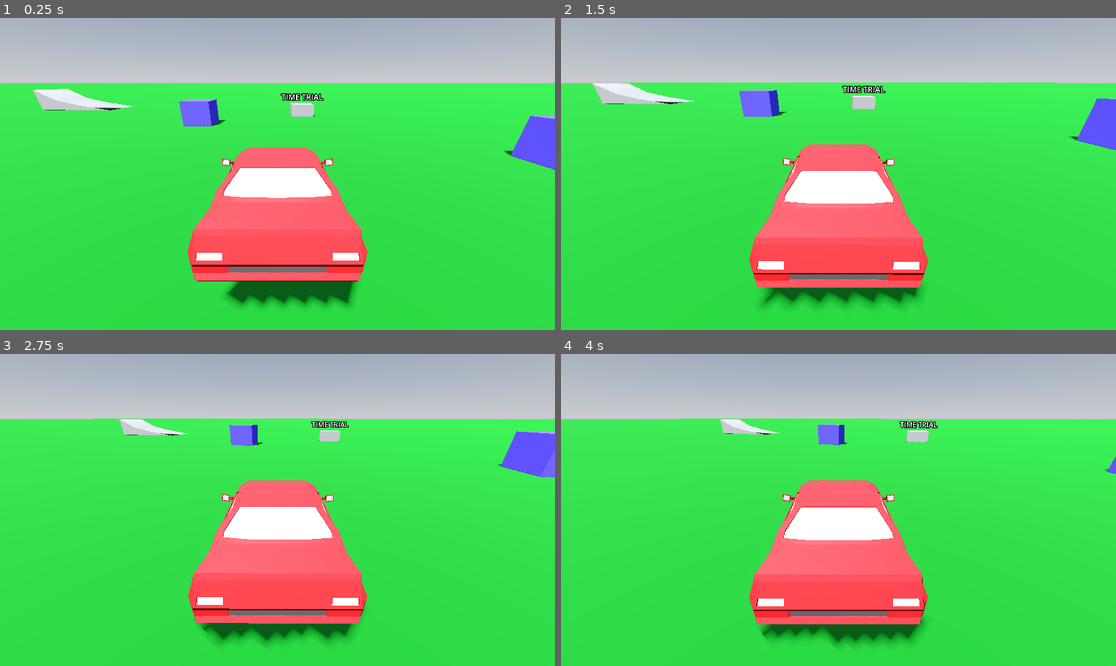
Above: before the commit, frames 1-4 (two rows, left to right).
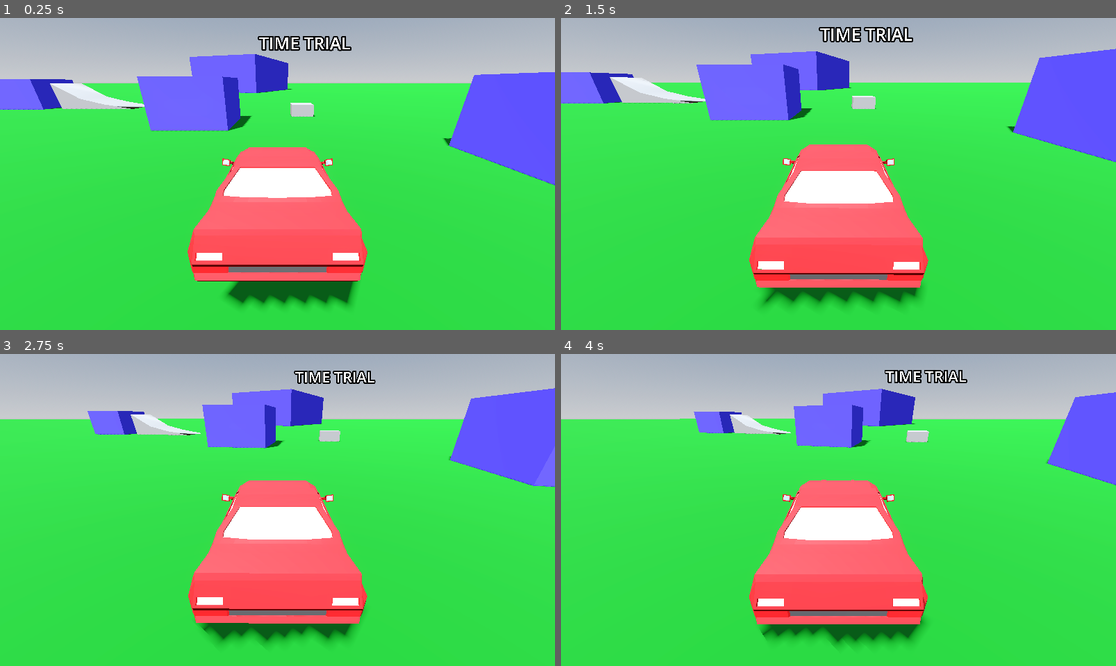
Above: after the commit, the same moments.

Repository: mje819/CarWorld
Game: Godot game, scene res://World/world.tscn
Two runs of this game, one before a commit and one after it. Both use one fixed random seed, a clock stepped at 60 frames per second and the inputs below.
Inputs:
- Up to frame 1 (0.25 s): no input
- Up to frame 2 (1.5 s): hold D (turn_right) 0.53-1.28 s; hold S (brake) from 1.28 s (still down)
- Up to frame 3 (2.75 s): release S (brake) at 2.03 s; hold D (turn_right) from 2.03 s (still down)
- Up to frame 4 (4 s): release D (turn_right) at 2.78 s; hold Space (accelerate) 2.78-3.53 s; hold A (turn_left) from 3.53 s (still down)

The runs differ from the first frame. In frame 1, 11% of the frame differs, in the area x 0-100%, y 5-54%; in frame 2, 11%; in frame 3, 7.7%; in frame 4, 6.6%.

Commit message:
add obstacles

Diff:
--- a/Tracks/track.gd
+++ b/Tracks/track.gd
@@ -8,6 +8,10 @@
 var checkpoint_2_passed := false
 
 @onready var timer: Timer = $Timer
+
+@onready var start_point: Marker3D = $StartPoint
+
+
 var time_elapsed : float = 0:
 	set(new_time):
 		time_elapsed = new_time
--- a/Tracks/track1.tscn
+++ b/Tracks/track1.tscn
@@ -90,6 +90,9 @@
 [node name="CollisionShape3D" type="CollisionShape3D" parent="Checkpoint2" unique_id=1027172610]
 shape = SubResource("BoxShape3D_kerva")
 
+[node name="StartPoint" type="Marker3D" parent="." unique_id=1180571150]
+transform = Transform3D(1, 0, 0, 0, 1, 0, 0, 0, 1, 14.076493, 0, 6.4640617)
+
 [connection signal="timeout" from="Timer" to="." method="_on_timer_timeout"]
 [connection signal="body_entered" from="StartDetector" to="." method="_on_start_detector_body_entered"]
 [connection signal="body_entered" from="FinishDetector" to="." method="_on_finish_detector_body_entered"]
--- a/Tracks/track2.tscn
+++ b/Tracks/track2.tscn
@@ -111,6 +111,9 @@
 transform = Transform3D(1, 0, 0, 0, 1, 0, 0, 0, 1, 1.271637, 0, 0)
 shape = SubResource("BoxShape3D_kerva")
 
+[node name="StartPoint" type="Marker3D" parent="." unique_id=531732849]
+transform = Transform3D(1, 0, 0, 0, 1, 0, 0, 0, 1, -135.46489, 0, -154.00258)
+
 [connection signal="body_entered" from="CSGPolygon3D/StartDetector" to="." method="_on_start_detector_body_entered"]
 [connection signal="body_entered" from="CSGPolygon3D/FinishDetector" to="." method="_on_finish_detector_body_entered"]
 [connection signal="timeout" from="Timer" to="." method="_on_timer_timeout"]
--- a/World/time_trial_start.tscn
+++ b/World/time_trial_start.tscn
@@ -3,6 +3,7 @@
 [ext_resource type="Script" uid="uid://bmr34h426fma6" path="res://World/time_trial_start.gd" id="1_j1d27"]
 
 [sub_resource type="BoxMesh" id="BoxMesh_bd5cl"]
+size = Vector3(4, 4, 4)
 
 [sub_resource type="ConcavePolygonShape3D" id="ConcavePolygonShape3D_j1d27"]
 data = PackedVector3Array(-0.5, 0.5, 0.5, 0.5, 0.5, 0.5, -0.5, -0.5, 0.5, 0.5, 0.5, 0.5, 0.5, -0.5, 0.5, -0.5, -0.5, 0. …(500 unchanged characters)…
@@ -15,13 +16,14 @@
 mesh = SubResource("BoxMesh_bd5cl")
 
 [node name="CollisionShape3D" type="CollisionShape3D" parent="." unique_id=126272650]
+transform = Transform3D(4, 0, 0, 0, 4, 0, 0, 0, 4, 0, 0, 0)
 shape = SubResource("ConcavePolygonShape3D_j1d27")
 
 [node name="Label3D" type="Label3D" parent="." unique_id=1802937199]
-transform = Transform3D(1, 0, 0, 0, 1, 0, 0, 0, 1, 0, 0.8130369, 0)
+transform = Transform3D(1, 0, 0, 0, 1, 0, 0, 0, 1, 0, 2.9336052, 0)
 billboard = 1
 text = "TIME TRIAL"
-font_size = 72
-outline_size = 32
+font_size = 144
+outline_size = 48
 
 [connection signal="body_entered" from="." to="." method="_on_body_entered"]
--- a/World/world.tscn
+++ b/World/world.tscn
@@ -22,6 +22,11 @@
 [sub_resource type="StandardMaterial3D" id="StandardMaterial3D_3f78f"]
 albedo_color = Color(0.015686275, 0.47843137, 0.078431375, 1)
 
+[sub_resource type="BoxMesh" id="BoxMesh_k8do8"]
+
+[sub_resource type="BoxShape3D" id="BoxShape3D_bkhv4"]
+size = Vector3(0.2487793, 0.22732544, 0.26782227)
+
 [node name="World" type="Node3D" unique_id=2090731207]
 
 [node name="WorldEnvironment" type="WorldEnvironment" parent="." unique_id=281333146]
@@ -44,27 +49,46 @@
 [node name="WorldObstacle" parent="." unique_id=383658853 instance=ExtResource("2_8a836")]
 transform = Transform3D(1, 0, 0, 0, 1, 0, 0, 0, 1, 3.997307, 0.33358693, -2.2080088)
 
+[node name="WorldObstacle4" parent="." unique_id=1790128646 instance=ExtResource("2_8a836")]
+transform = Transform3D(1, 0, 0, 0, 1, 0, 0, 0, 1, 38.636566, 2.3380392, -20.016537)
+size = Vector3(5, 5, 5)
+
+[node name="WorldObstacle5" parent="." unique_id=291291156 instance=ExtResource("2_8a836")]
+transform = Transform3D(0.9435295, 0, -0.3312885, 0, 1, 0, 0.3312885, 0, 0.9435295, 6.667097, 2.3380392, 30.34925)
+size = Vector3(10.760284, 5, 15.526062)
+
 [node name="WorldObstacle2" parent="." unique_id=25296065 instance=ExtResource("2_8a836")]
 transform = Transform3D(1, 0, 0, 0, 1, 0, 0, 0, 1, -4.363549, 0.33358693, -6.391548)
 
+[node name="WorldObstacle3" parent="." unique_id=660152246 instance=ExtResource("2_8a836")]
+transform = Transform3D(1, 0, 0, 0, 1, 0, 0, 0, 1, 15.8422, 0.33358693, 3.394927)
+
 [node name="TimeTrialStart" parent="." unique_id=744200815 node_paths=PackedStringArray("track") instance=ExtResource("3_j8job")]
 track = NodePath("Track1")
+
+[node name="MeshInstance3D" parent="TimeTrialStart" index="0" unique_id=130989989]
+mesh = SubResource("BoxMesh_k8do8")
+
+[node name="CollisionShape3D" parent="TimeTrialStart" index="1" unique_id=126272650]
+transform = Transform3D(4, 0, 0, 0, 4, 0, 0, 0, 4, 0.019042969, 0.07989502, -0.00048828125)
+shape = SubResource("BoxShape3D_bkhv4")
 
 [node name="Track1" parent="TimeTrialStart" unique_id=1196417104 instance=ExtResource("4_3f78f")]
 visible = false
 
 [node name="TimeTrialStart2" parent="." unique_id=1114075049 node_paths=PackedStringArray("track") instance=ExtResource("3_j8job")]
-transform = Transform3D(1, 0, 0, 0, 1, 0, 0, 0, 1, -35.599556, 0, -64.02699)
+transform = Transform3D(1, 0, 0, 0, 1, 0, 0, 0, 1, 9.815323, 0, -97.37358)
 top_level = true
 track = NodePath("Track2")
 
 [node name="Track2" parent="TimeTrialStart2" unique_id=1927837917 instance=ExtResource("5_k8do8")]
-visible = false
 
 [node name="Ramp" type="CSGPolygon3D" parent="." unique_id=918745583]
-transform = Transform3D(1, 0, 0, 0, 1, 0, 0, 0, 1, 11.471953, 5.9604645e-08, 3.7431784)
+transform = Transform3D(1, 0, 0, 0, 1, 0, 0, 0, 1, 10.59, 0, 4.344)
 use_collision = true
 collision_layer = 8
-polygon = PackedVector2Array(0.63203144, 0.2632085, 1.8005981, 0.53009075, 2.7903128, 1.0474825, 2.75, 0.5, 2.7422867, 0.04280299, 1.4957981, 0.016738355, -1, 0)
+polygon = PackedVector2Array(0.63203144, 0.2632085, 1.873002, 0.56519365, 3.223113, 1.367183, 3.148015, 0.5841581, 3.105, 0, 1.496, 0, -1, 0)
 depth = 2.0
 smooth_faces = true
+
+[editable path="TimeTrialStart"]
--- a/World/world_obstacle.tscn
+++ b/World/world_obstacle.tscn
@@ -6,11 +6,12 @@
 albedo_color = Color(0.2970001, 0.26, 1, 1)
 
 [sub_resource type="BoxShape3D" id="BoxShape3D_wxfgi"]
-size = Vector3(1.0328217, 1.0358582, 1.0292664)
+size = Vector3(2.5, 2.5, 2.5)
 
 [node name="WorldObstacle" type="CSGBox3D" unique_id=383658853 groups=["Obstacles"]]
 use_collision = true
 collision_layer = 2
+size = Vector3(2.5, 2.5, 2.5)
 material = SubResource("StandardMaterial3D_62w18")
 script = ExtResource("1_wusto")
 
